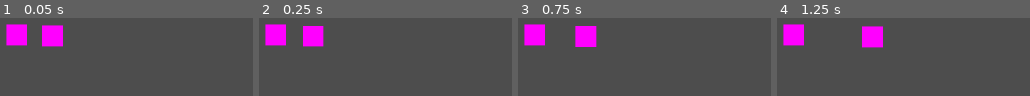
Above: before the commit, frames 1-4 (left to right).
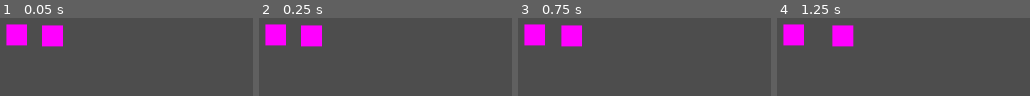
Above: after the commit, the same moments.

Repository: AndreSoftwareDeveloper/BubbleAstronaut
Game: Godot game, scene res://main.tscn
The game is run twice, just before and just after one commit, with the same random seed, the same clock (stepped at 60 frames per second) and the same inputs.
Inputs:
- Up to frame 1 (0.05 s): no input
- Up to frame 2 (0.25 s): no input
- Up to frame 3 (0.75 s): tap Enter at 0.5 s; hold Right (ui_right) from 0.53 s (still down)
- Up to frame 4 (1.25 s): keep holding Right (ui_right)

Frame 1 is identical in both runs. In frame 2, 0.5% of the frame differs, in the area x 16-26%, y 8-38%; in frame 3, 3.3%; in frame 4, 4.8%, in the area x 21-42%, y 8-39%.

Commit message:
feat: Blowing in impulses instead of blowing steady

Diff:
--- a/player.gd
+++ b/player.gd
@@ -6,8 +6,14 @@
 const TURN_DECELERATION = 200.0
 
 var target_velocity := Vector2.ZERO
+
 @onready var magnet: CharacterBody2D = $"../Magnet"
 @onready var blower: CharacterBody2D = $"../Blower"
+
+var blowing_timer : bool = false
+var timer : float = 0.0
+var interval_true : float = 1.0
+var interval_false : float = 2.0
 
 func _physics_process(delta: float) -> void:
 	var input_direction := Vector2(
@@ -28,7 +34,20 @@
 		if blower != null:
 			var direction_to_blower = position - blower.position
 			direction_to_blower = direction_to_blower.normalized()
-			target_velocity = direction_to_blower * BLOWING_SPEED
+			timer += delta
+
+			if blowing_timer == true:
+				target_velocity = direction_to_blower * BLOWING_SPEED
+
+				if timer >= interval_true:
+					blowing_timer = false
+					timer = 0.0
+			else:
+				target_velocity = Vector2.ZERO
+				if timer >= interval_false:
+					blowing_timer = true
+					timer = 0.0
+
 		elif magnet != null:
 			var direction_to_magnet = magnet.position - position
 			direction_to_magnet = direction_to_magnet.normalized()
@@ -36,6 +55,9 @@
 		else:
 			target_velocity = Vector2.ZERO
 
-	velocity = velocity.move_toward(target_velocity, DECELERATION * delta)
+	if blowing_timer:
+		velocity = velocity.move_toward(target_velocity, 270 * delta)
+	else:
+		velocity = velocity.move_toward(target_velocity, DECELERATION * delta)
 
 	move_and_slide()
